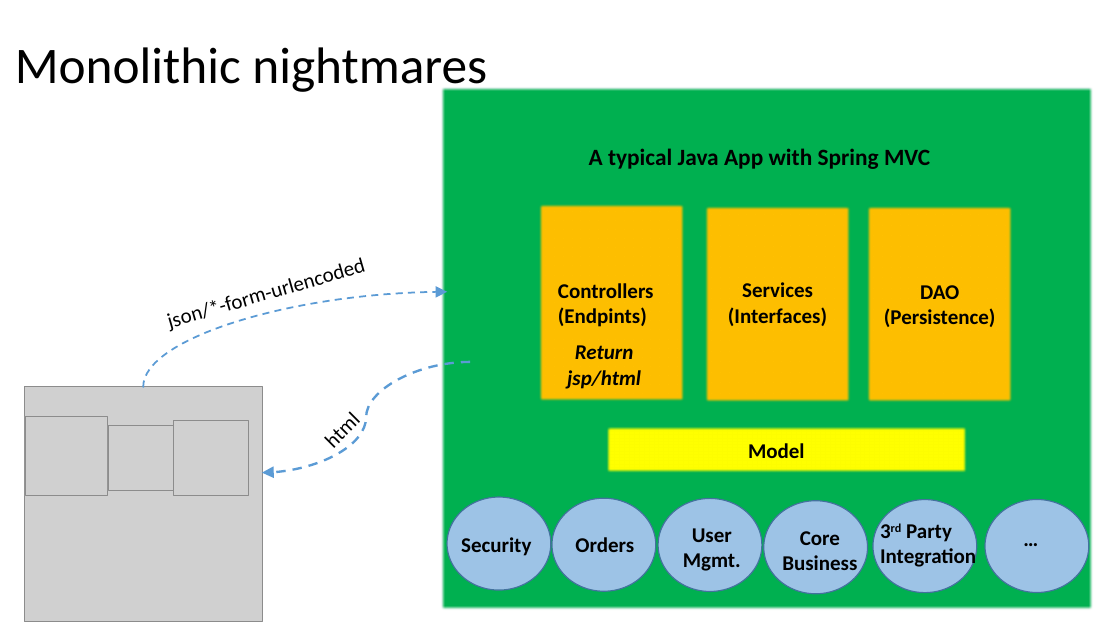
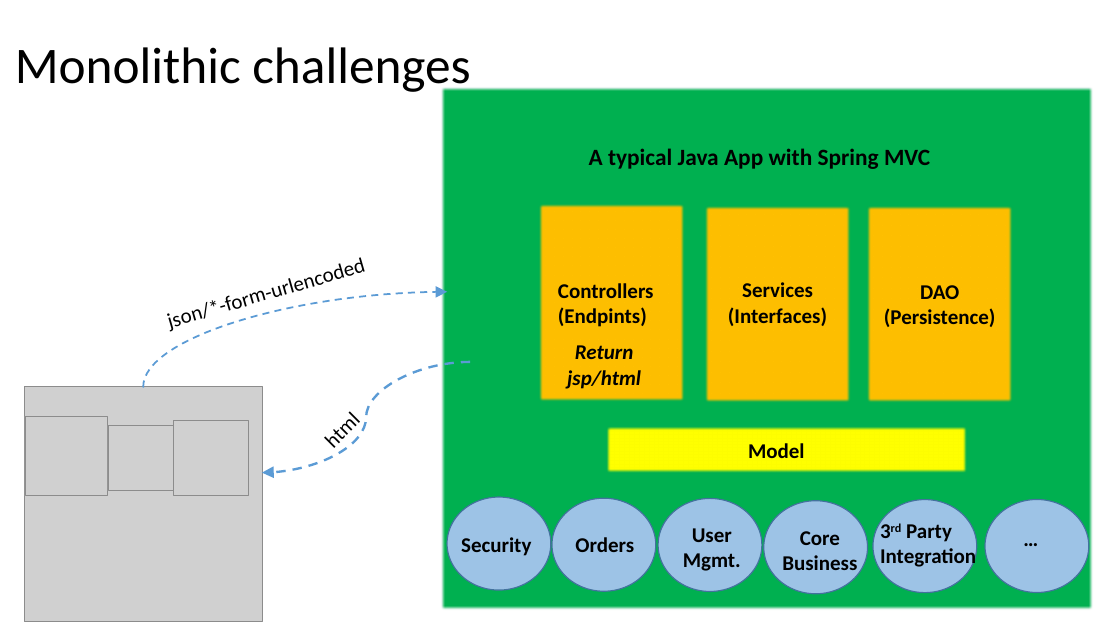
Before and after one commit to batchu/spring-boot-ujug, a slide deck: slide 22 of Spring Boot.pptx (slide 20 before the commit). Drawn at 1120x630 pixels with LibreOffice and Linux fonts; fonts in the diff are those of the drawing; grey boxes stand for pictures. Boxes give left, top, right and bottom in pixels: in the first picture for what was removed or moved away, otherwise in the second. Text is boxed around its words. In the diff, an @@ line names an element or a change of style, - is before the commit and + after.

```diff
--- a/Spring Boot.pptx
+++ b/Spring Boot.pptx
@@ title at (15,47,470,96): text changed @@
-Monolithic nightmares
+Monolithic challenges
```
Also in this commit, not shown: 5 other slides changed, 3 slides added, 1 other file.
